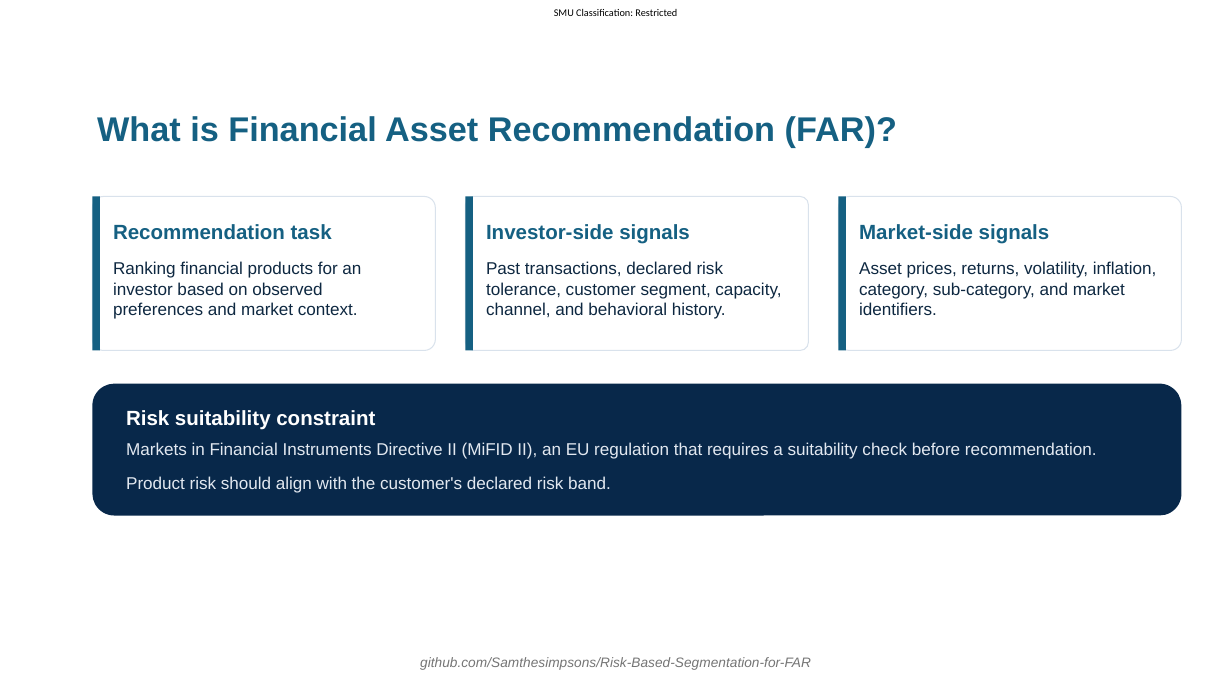
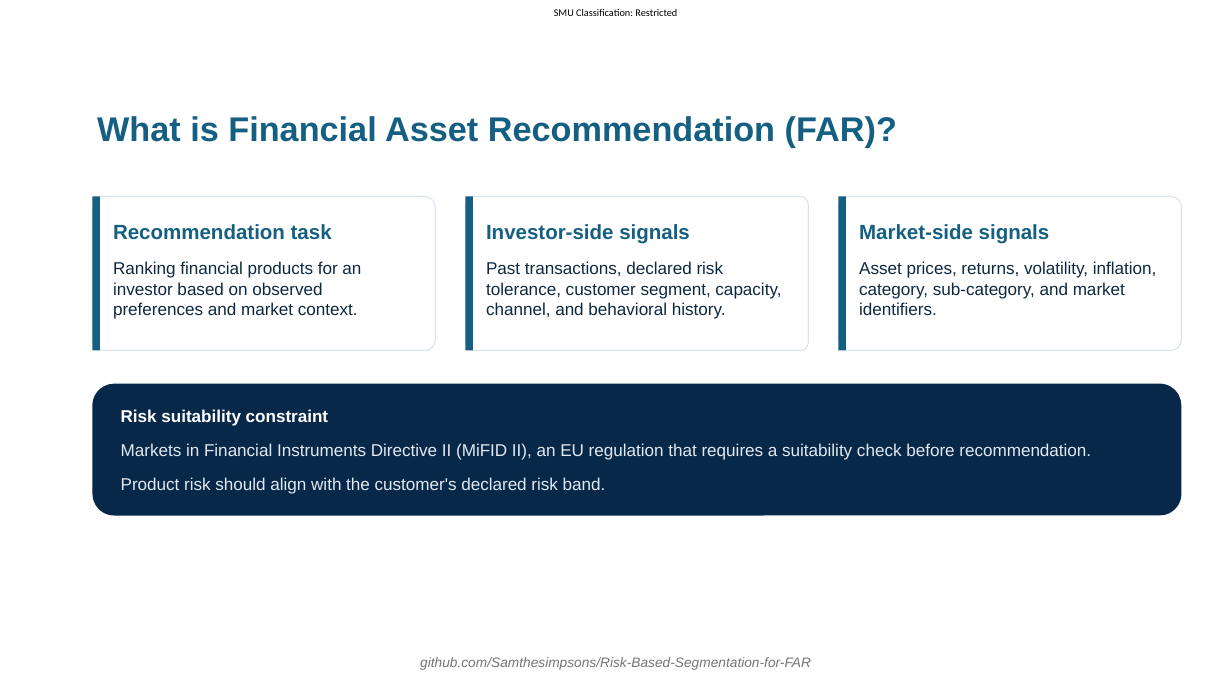
Before and after one commit to Samthesimpsons/Risk-Based-Segmentation-for-FAR, a slide deck: slide 3 of thesis/slides_draft_3/slides.pptx. Drawn at 1232x693 pixels with LibreOffice and Linux fonts; fonts in the diff are those of the drawing; background and template pictures are left out. Boxes give left, top, right and bottom in pixels: in the first picture for what was removed or moved away, otherwise in the second. Text is boxed around its words. In the diff, an @@ line names an element or a change of style, - is before the commit and + after.

```diff
--- a/thesis/slides_draft_3/slides.pptx
+++ b/thesis/slides_draft_3/slides.pptx
@@ text at [121, 409, 328, 426]: paragraph added @@
+Risk suitability constraint
@@ text "Risk suitability constraint": place and size @@
-text "Risk suitability constraint" at [126, 442, 1097, 493]
+text "Risk suitability constraint" at [121, 409, 1091, 494]
@@ text removed at [126, 410, 375, 430] @@
-Risk suitability constraint
```
Also in this commit, not shown: 3 other slides changed.
